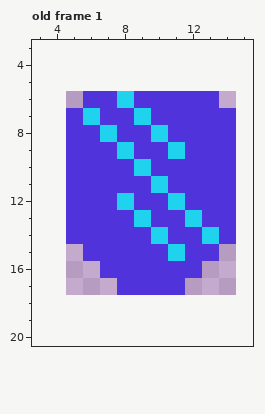
Two versions of one pixel-art file, Assets/RasterArt/Source/Shield.ase. That is the earlier state.
10x12 pixels, 1 frame. Shown: old frame 1: x 3..15, y 3..20. The old version is drawn lined up with the new one, on the new canvas. The commit also changed other frames, which this record leaves out.
Now the later version:
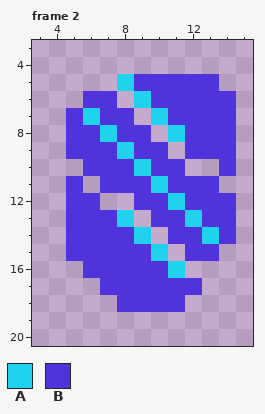
Palette (. is transparent): A #1fd2ed  B #5033db
A new or re-ordered frame is compared with the old frame closest to it.
Changes in this commit:
canvas 10x12 -> 20x24, the old top-left corner now at 5,6
frames 1 -> 4
Frame 2 is new; against old frame 1:
Colour A is added in row 5 at x 8.
Colour A replaces colour B in row 6 at x 9; in row 7 at x 10; in row 8 at x 11; in row 13 at x 8; in row 14 at x 9; in row 15 at x 10.
Colour A replaces colour B in row 16 at x 11.
Colour B is added in row 5 at x 9 to 13; in row 6 at x 14; in row 15 at x 5; in row 16 at x 6; in row 17 at x 7 and 12; in row 18 at x 8 to 11.
Colour A is gone in row 6 at x 8; in row 7 at x 9; in row 8 at x 10; in row 9 at x 11; in row 12 at x 8; in row 13 at x 9.
Colour A is gone in row 14 at x 10; in row 15 at x 11.
Colour B is gone in row 10 at x 5 and 12 to 13; in row 11 at x 6 and 14; in row 12 at x 7; in row 16 at x 12.
Changed places in both pictures, as pixel boxes (x1, y1, x2, y2):
changed: (66, 74, 236, 312)
